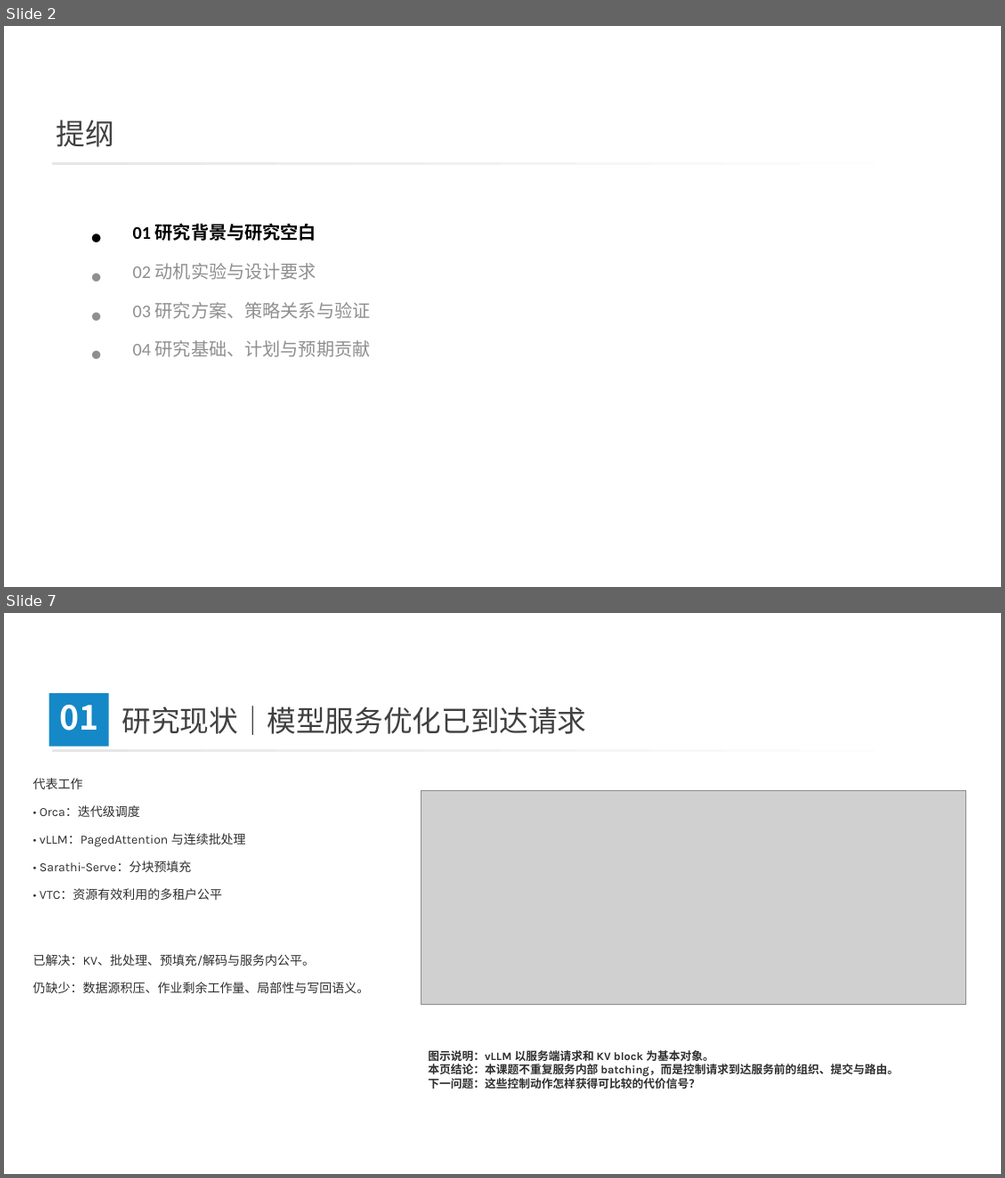
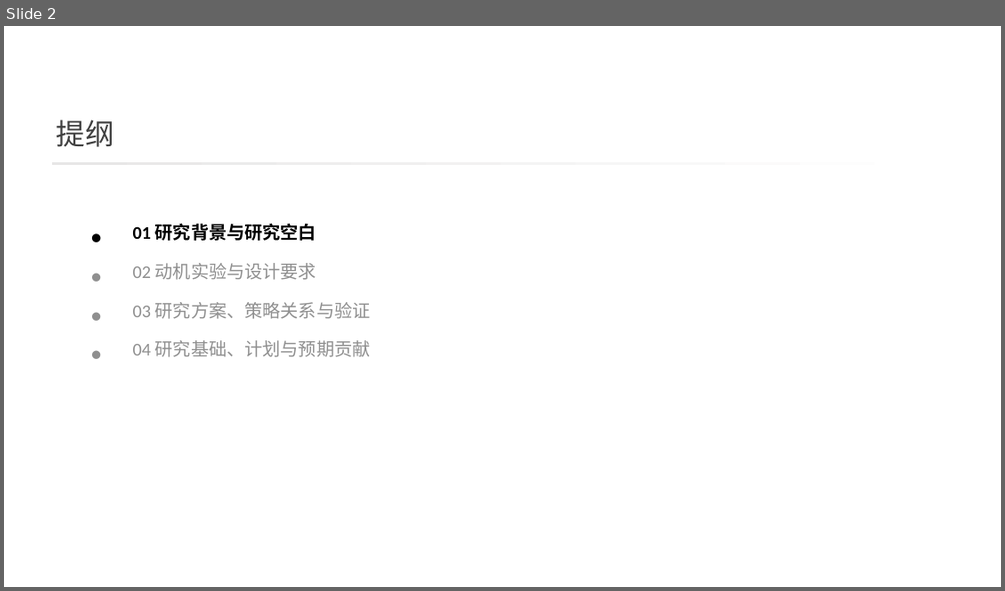
Before and after one commit to 3444374/ai-operator-execution-optimization, a slide deck: opening/slides/opening_defense_20260812_v9.pptx. Shown one above the other, each under a label of ours: slides 2 and 7 before the commit, slide 2 after it; the slides between them are not shown. The pictures are 1005x1178 and 1005x591 pixels, drawn with LibreOffice and Linux fonts; fonts in the diff are those of the drawing; grey boxes stand for pictures; background and template pictures are left out. Boxes give left, top, right and bottom in pixels: in the first picture for what was removed or moved away, otherwise in the second. Text is boxed around its words. In the diff, an @@ line names an element or a change of style, - is before the commit and + after.

```diff
--- a/opening/slides/opening_defense_20260812_v9.pptx
+++ b/opening/slides/opening_defense_20260812_v9.pptx
@@ slide 7 removed at (4,613,1001,1174), background picture (left out); not listed: 1 template element that a slide beside it also shows @@
@@ title removed at (48,693,109,747) @@
-01
@@ text removed at (122,706,587,735) @@
-研究现状｜模型服务优化已到达请求
@@ text removed at (33,778,370,993) @@
-代表工作
-• Orca：迭代级调度
-• vLLM：PagedAttention 与连续批处理
-• Sarathi-Serve：分块预填充
-• VTC：资源有效利用的多租户公平
-已解决：KV、批处理、预填充/解码与服务内公平。
-仍缺少：数据源积压、作业剩余工作量、局部性与写回语义。
@@ picture removed at (421,790,966,1004) @@
@@ text removed at (428,1050,898,1088) @@
-图示说明：vLLM 以服务端请求和 KV block 为基本对象。
-本页结论：本课题不重复服务内部 batching，而是控制请求到达服务前的组织、提交与路由。
-下一问题：这些控制动作怎样获得可比较的代价信号？
```
Also in this commit, not shown: 22 slides changed, 1 slide added, 5 other slides removed, 7 other files.
